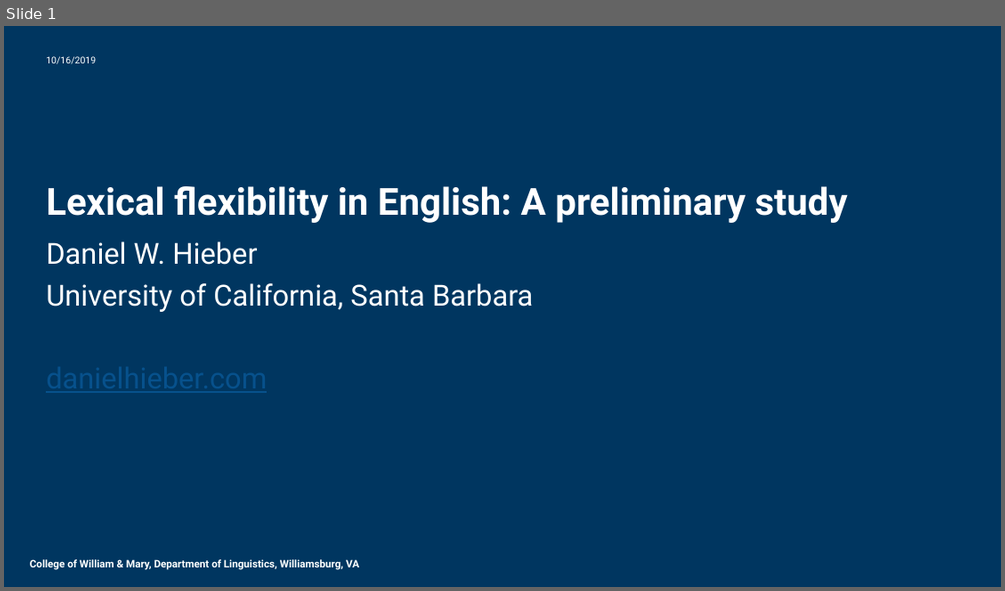
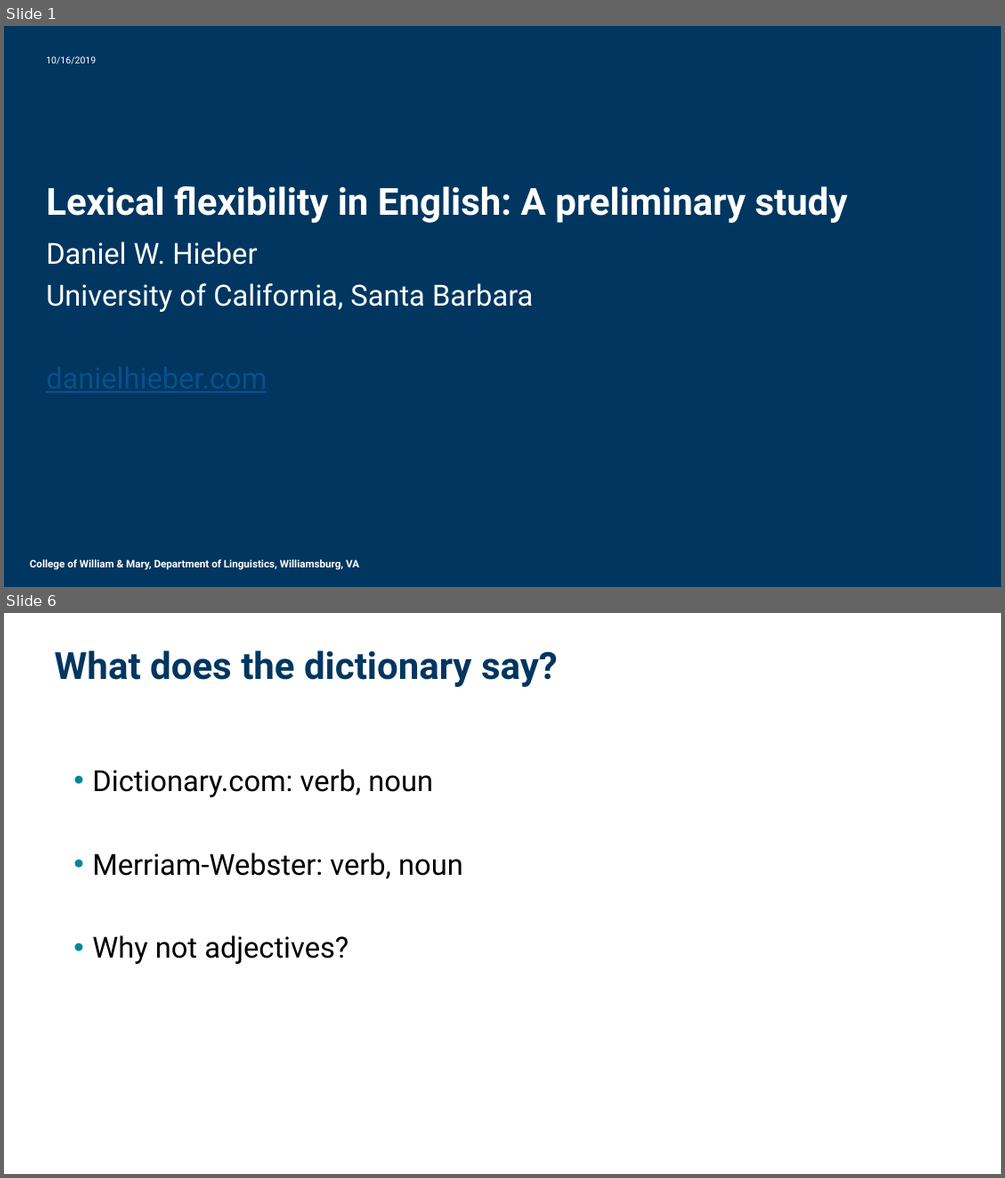
Before and after one commit to dwhieb/dissertation, a slide deck: presentations/Hieber. 2019. Lexical flexibility in English.pptx. Shown one above the other, each under a label of ours: slide 1 before the commit, slides 1 and 6 after it; the slides between them are not shown. The pictures are 1005x591 and 1005x1178 pixels, drawn with LibreOffice and Linux fonts; fonts in the diff are those of the drawing; background and template pictures are left out. Boxes give left, top, right and bottom in pixels: in the first picture for what was removed or moved away, otherwise in the second. Text is boxed around its words. In the diff, an @@ line names an element or a change of style, - is before the commit and + after.

```diff
--- a/presentations/Hieber. 2019. Lexical flexibility in English.pptx
+++ b/presentations/Hieber. 2019. Lexical flexibility in English.pptx
@@ slide 6 added at [4, 613, 1001, 1174], background #FFFFFF @@
@@ title added at [55, 650, 558, 687], 36 pt, text #003660, bold @@
+What does the dictionary say?
@@ text added at [92, 769, 463, 964], 28 pt, text #000000 @@
+• Dictionary.com: verb, noun
+• Merriam-Webster: verb, noun
+• Why not adjectives?
```
Also in this commit, not shown: 51 other slides added, 1 slide removed, 1 other file.
